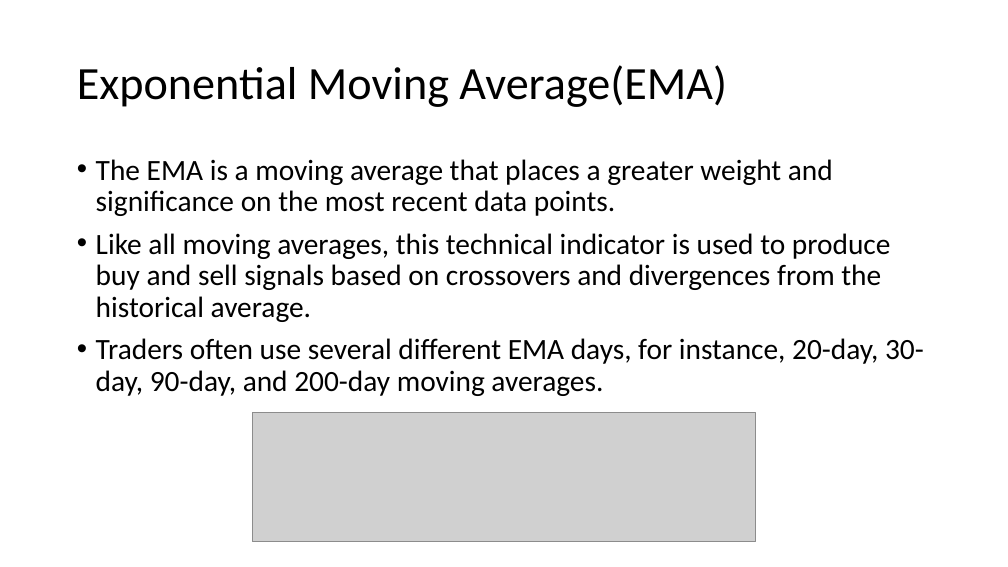
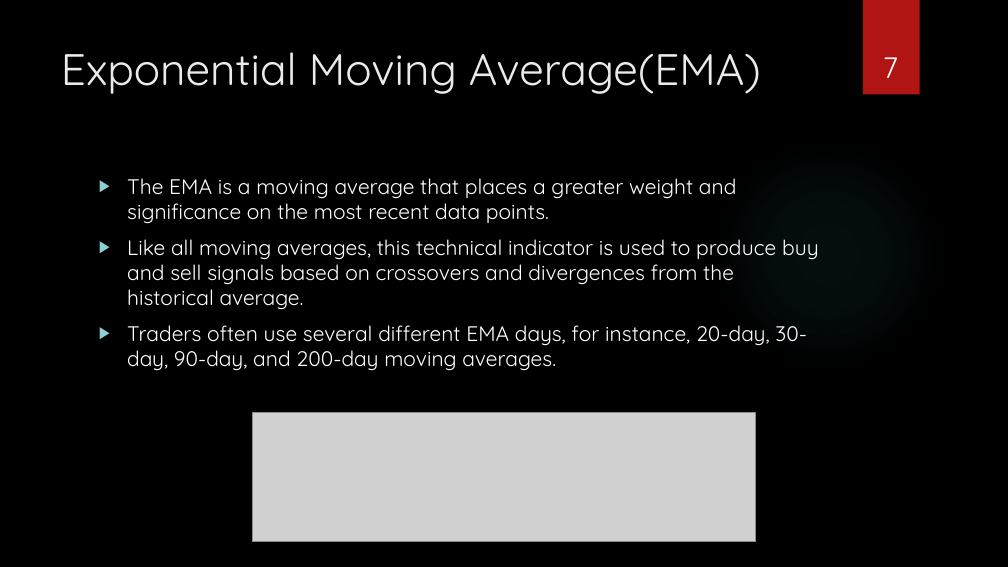
Before and after one commit to ShivakumarRavi/TradingAlgorithms, a slide deck: slide 7 of Python Assignment.pptx. Drawn at 1008x567 pixels with LibreOffice and Linux fonts; fonts in the diff are those of the drawing; grey boxes stand for pictures; background and template pictures are left out. Boxes give left, top, right and bottom in pixels: in the first picture for what was removed or moved away, otherwise in the second. Text is boxed around its words. In the diff, an @@ line names an element or a change of style, - is before the commit and + after.

```diff
--- a/Python Assignment.pptx
+++ b/Python Assignment.pptx
@@ background #FFFFFF to picture (left out) @@
@@ rectangle added at bbox=[863, 0, 920, 95], fill #B01513 @@
@@ title "Exponential Moving Average(EMA)": place and size @@
-title "Exponential Moving Average(EMA)" at bbox=[77, 65, 727, 107]
+title "Exponential Moving Average(EMA)" at bbox=[61, 52, 761, 94]
@@ title "Exponential Moving Average(EMA)" at bbox=[61, 52, 761, 94]: size 44 to 42 pt, font Calibri to Quicksand, text colour #000000 to #EBEBEB; line spacing 0.9 to 1; vertical alignment middle to top @@
@@ page number added at bbox=[883, 57, 898, 78], 28 pt, text #FFFFFF @@
+7
@@ ellipse added at bbox=[712, 138, 944, 371], fill gradient #50B9C1 @@
@@ text "The EMA is a moving ...": place and size @@
-text "The EMA is a moving ..." at bbox=[96, 159, 924, 396]
+text "The EMA is a moving ..." at bbox=[127, 178, 819, 371]
@@ text "The EMA is a moving ..." at bbox=[127, 178, 819, 371]: size 28 to 20 pt, font Calibri to Quicksand, text colour #000000 to #FFFFFF; bullet • to ▶; line spacing 0.9 to 1 @@
```
Also in this commit, not shown: 15 other slides changed, 1 other file.
